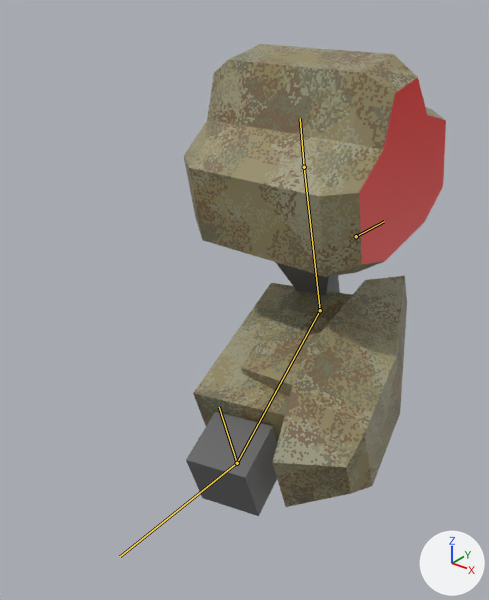
A saved change to the Blender file resources/mechparts/arml/mech_arml03.blend.
Before and after are seen from a camera (50 mm lens) standing at (0.91, -1.116, 0.351) and looking at (0.252, -0.294, -0.158). Arrows for +X, +Y and +Z are at lower right; the lights stay in place. Both versions are drawn at frame 15 of the action 'shoot_in'; the numbers are the values there. The bones that bend it are drawn over the model as lines.

The first picture shows 'arm'.
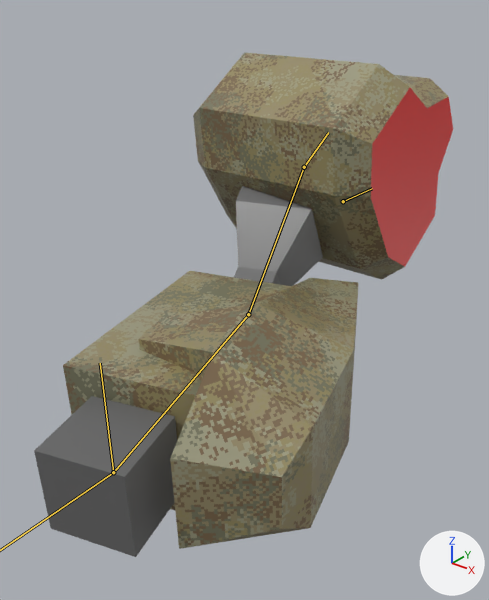
What differs and where, as boxes (x1, y1, x2, y2) in the pictures (489 x 600 px):
'arm', posed (60% wider, 7% taller): before (184, 44, 446, 516); after (34, 52, 453, 557)
bone 'arm_ik_pole', root to tip: before (356, 236) to (384, 221); after (343, 201) to (372, 188)

Edits to the bpy script that builds the scene:
```text
Change bone_arm_ik_pole:
    where bone_arm_ik_pole = bpy.data.objects['Armature'].pose.bones['arm_ik_pole']
    bone_arm_ik_pole.location: (-0.039, 0.0, 0.074) -> (-0.083, 0.0, 0.156)
Change bone_arm_ik_target:
    where bone_arm_ik_target = bpy.data.objects['Armature'].pose.bones['arm_ik_target']
    bone_arm_ik_target.location: (-0.095, 0.332, 0.247) -> (-0.2, 0.7, 0.521)
```
